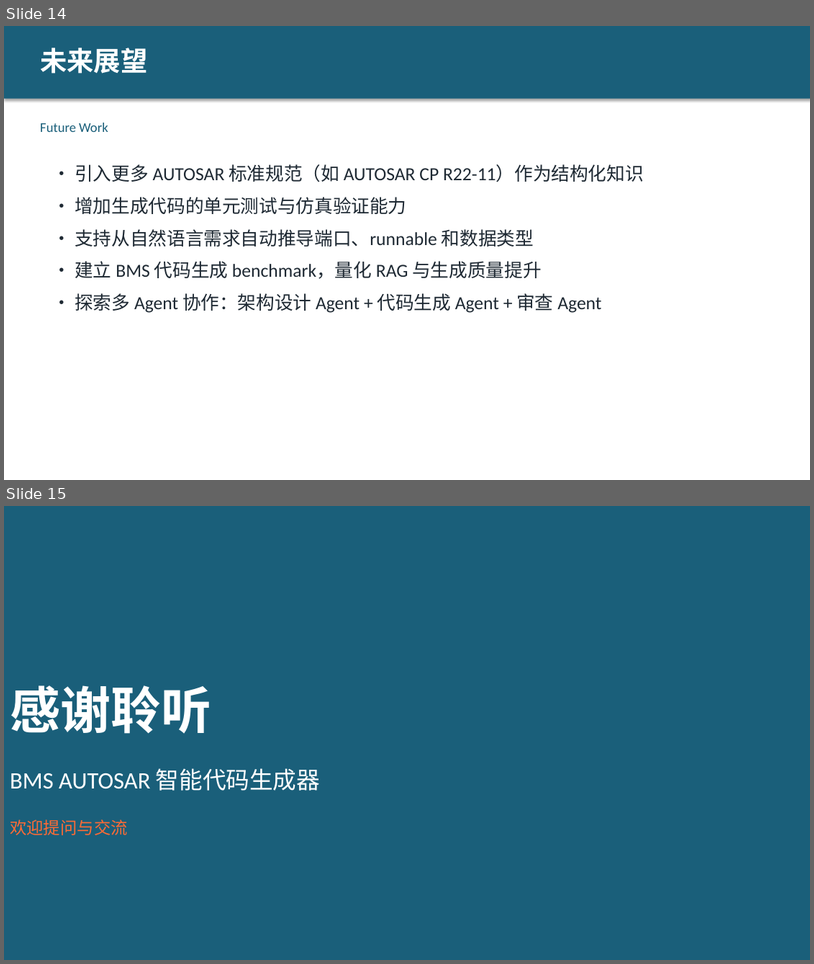
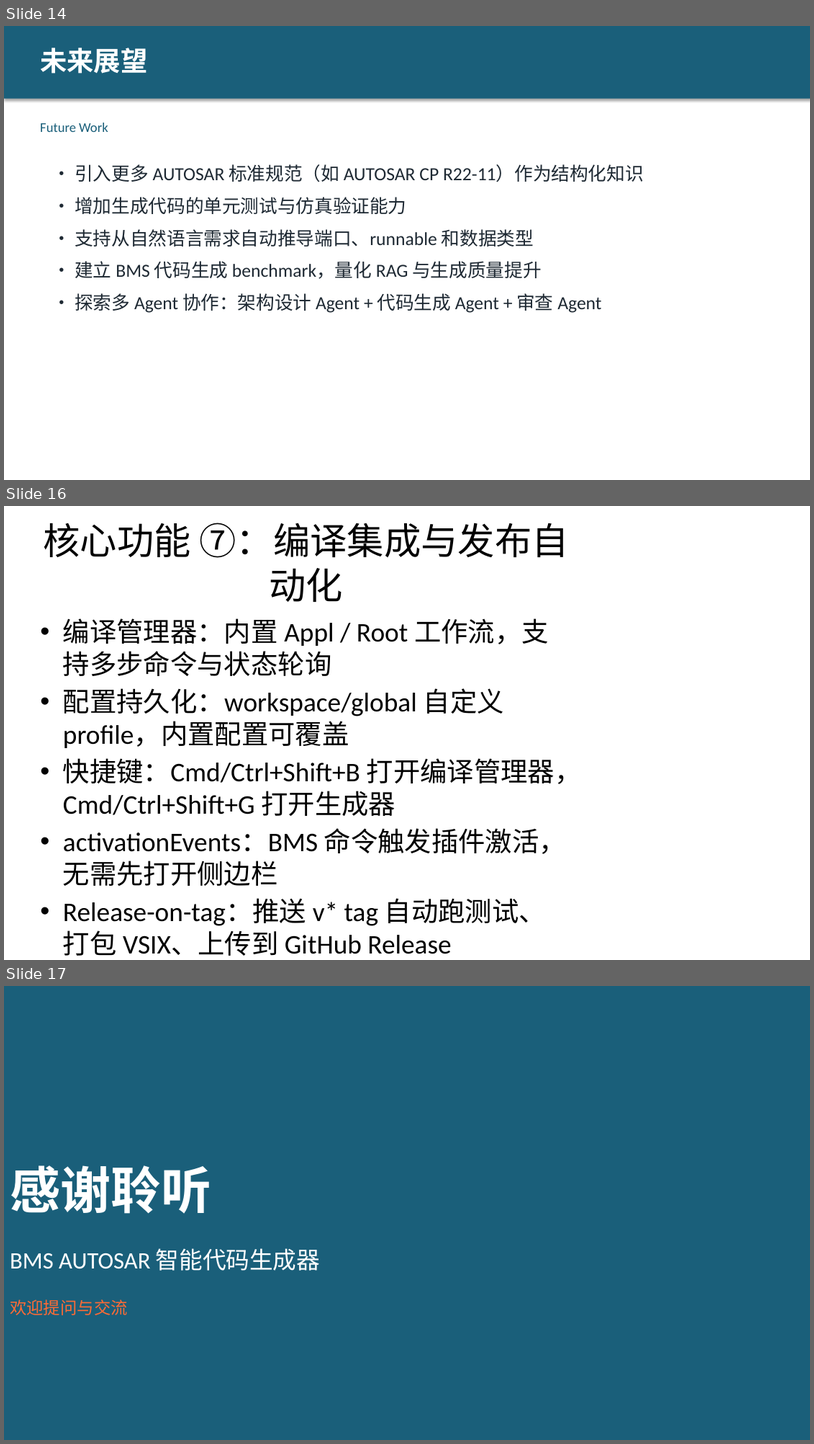
Before and after one commit to jacktaoyu/MyAITools, a slide deck: BMS_AUTOSAR_Code_Generator_Presentation.pptx. Shown one above the other, each under a label of ours: slides 14 and 15 before the commit, slides 14, 16 and 17 after it; the slides between them are not shown. The pictures are 814x964 and 814x1444 pixels, drawn with LibreOffice and Linux fonts; fonts in the diff are those of the drawing. Boxes give left, top, right and bottom in pixels: in the first picture for what was removed or moved away, otherwise in the second. Text is boxed around its words. In the diff, an @@ line names an element or a change of style, - is before the commit and + after.

```diff
--- a/BMS_AUTOSAR_Code_Generator_Presentation.pptx
+++ b/BMS_AUTOSAR_Code_Generator_Presentation.pptx
@@ slide 16 added at bbox=[4, 506, 810, 960], background #FFFFFF @@
@@ title added at bbox=[44, 523, 568, 602], 44 pt, text #000000 @@
+核心功能 ⑦：编译集成与发布自动化
@@ text added at bbox=[63, 618, 582, 926], 32 pt, text #000000 @@
+• 编译管理器：内置 Appl / Root 工作流，支持多步命令与状态轮询
+• 配置持久化：workspace/global 自定义 profile，内置配置可覆盖
+• 快捷键：Cmd/Ctrl+Shift+B 打开编译管理器，Cmd/Ctrl+Shift+G 打开生成器
+• activationEvents：BMS 命令触发插件激活，无需先打开侧边栏
+• Release-on-tag：推送 v* tag 自动跑测试、打包 VSIX、上传到 GitHub Release
@@ what was slide 15 is now slide 17 @@
```
Also in this commit, not shown: 1 slide changed, 1 other slide added, 1 other file.
